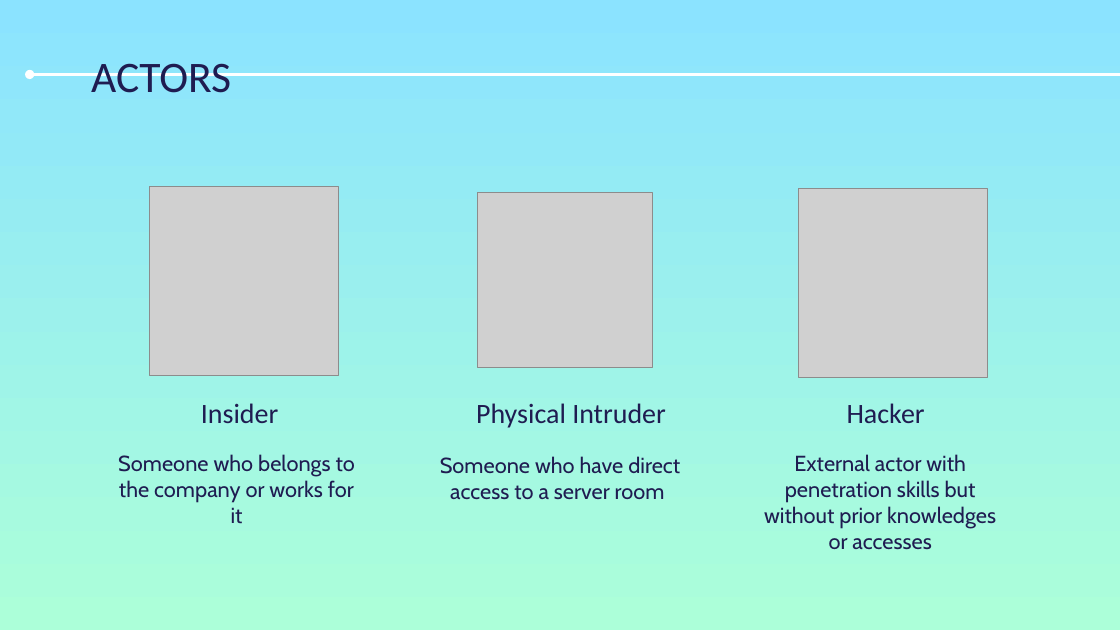
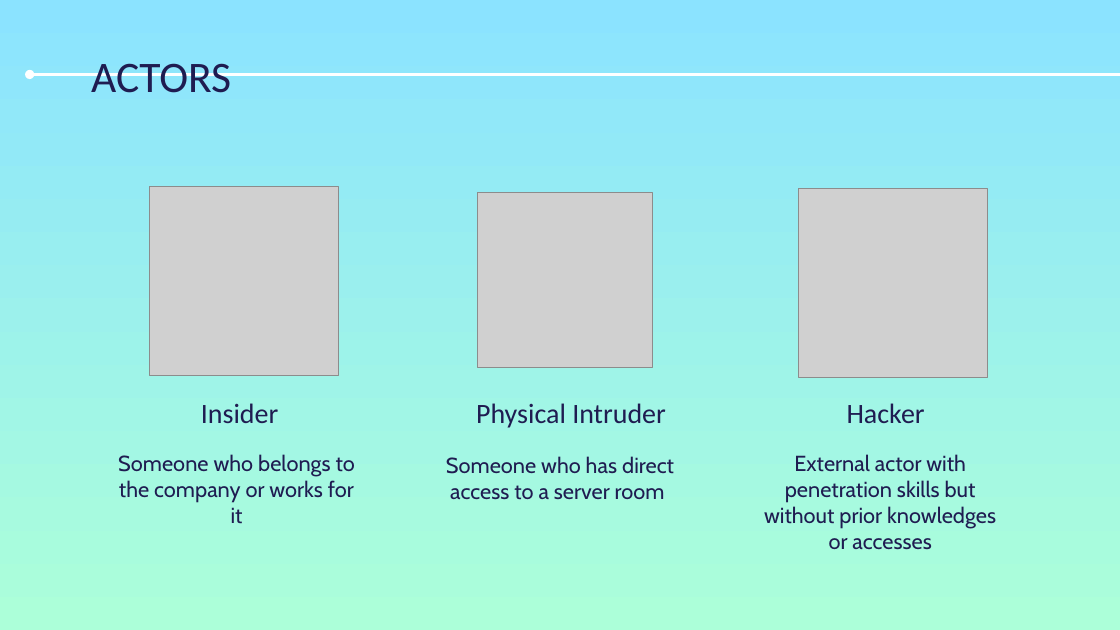
Before and after one commit to fraie98/vehiclesADVISE, a slide deck: slide 4 of Presentation.pptx. Drawn at 1120x630 pixels with LibreOffice and Linux fonts; fonts in the diff are those of the drawing; grey boxes stand for pictures. Boxes give left, top, right and bottom in pixels: in the first picture for what was removed or moved away, otherwise in the second. Text is boxed around its words. In the diff, an @@ line names an element or a change of style, - is before the commit and + after.

Commit message:
Fix typos in doc and presentation. Add details to goals.

```diff
--- a/Presentation.pptx
+++ b/Presentation.pptx
@@ text at <box>446,456,674,500</box>: text changed @@
-Someone who have direct access to a server room
+Someone who has direct access to a server room
```
Also in this commit, not shown: 5 other slides changed, 6 other files.
